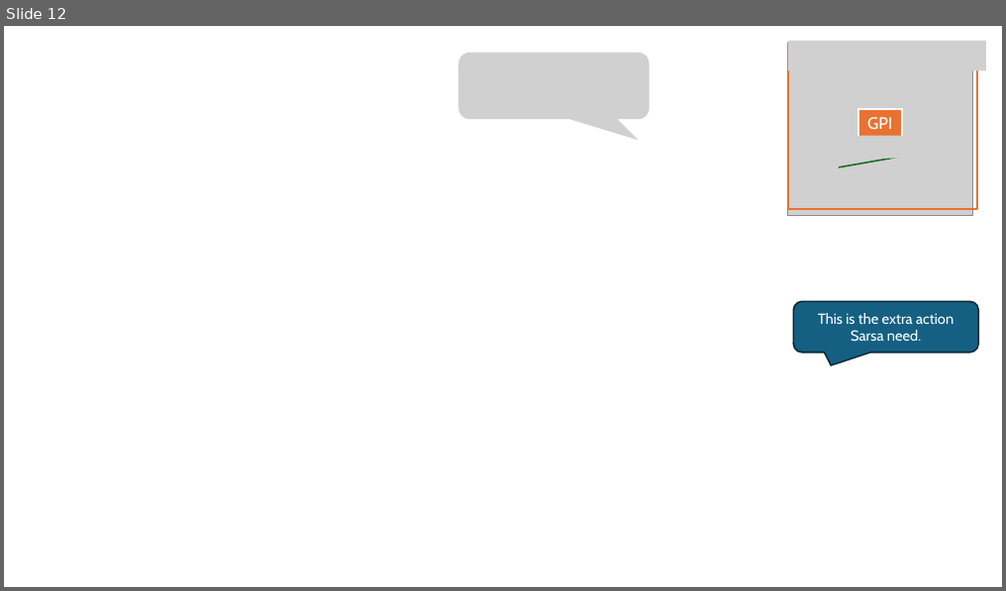
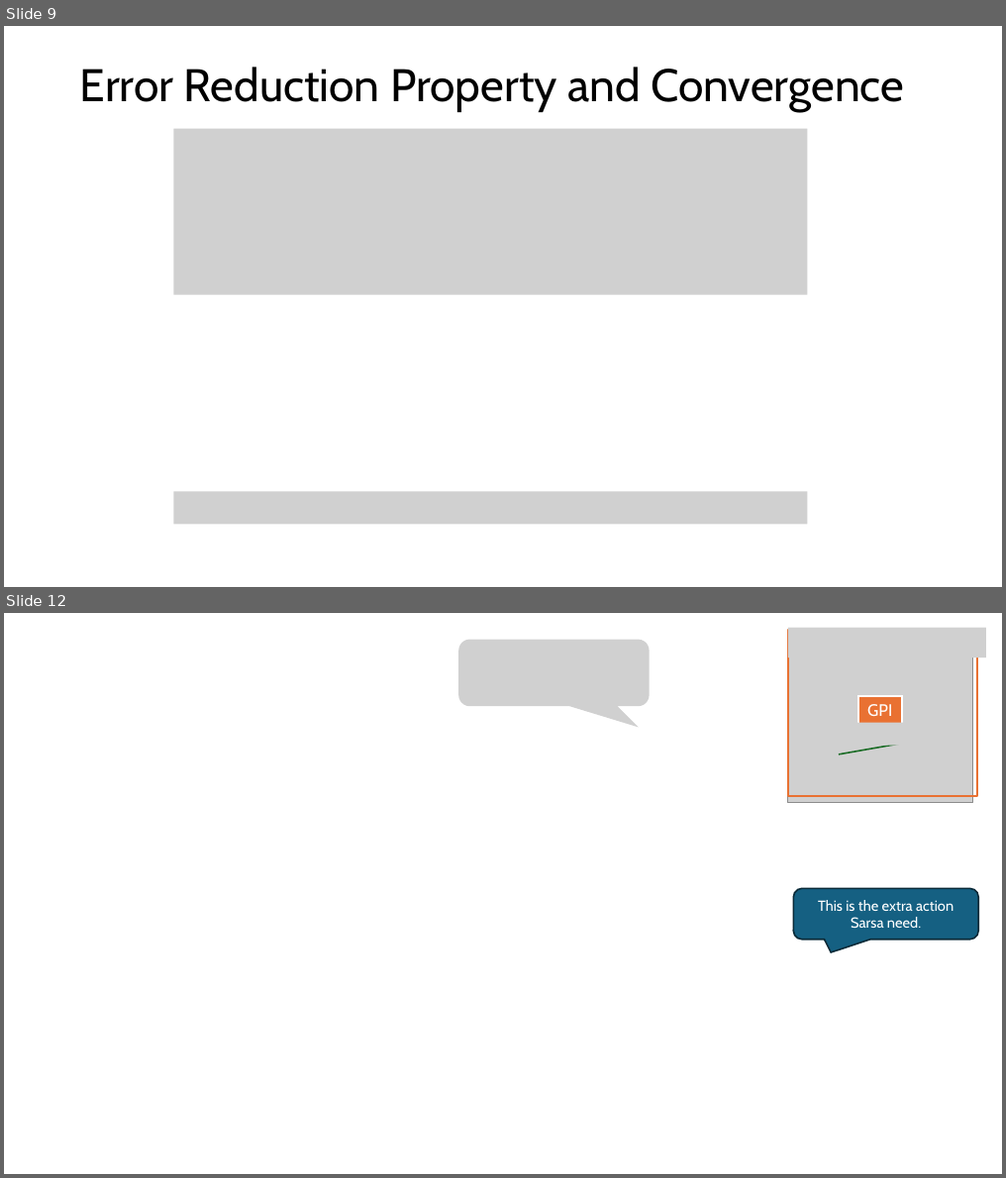
Before and after one commit to mhahsler/Introduction_to_Reinforcement_Learning, a slide deck: slides/Lecture_Chapter07.pptx. Shown one above the other, each under a label of ours: slide 12 before the commit, slides 9 and 12 after it; the slides between them are not shown. The pictures are 1006x591 and 1006x1178 pixels, drawn with LibreOffice and Linux fonts; fonts in the diff are those of the drawing; grey boxes stand for pictures. Boxes give left, top, right and bottom in pixels: in the first picture for what was removed or moved away, otherwise in the second. Text is boxed around its words. In the diff, an @@ line names an element or a change of style, - is before the commit and + after.

Commit message:
fixed error reduction property.

```diff
--- a/slides/Lecture_Chapter07.pptx
+++ b/slides/Lecture_Chapter07.pptx
@@ slide 9 added at box(4, 26, 1002, 587), background #FFFFFF @@
@@ title added at box(80, 67, 904, 112), 44 pt, text #000000 @@
+Error Reduction Property and Convergence
@@ picture added at box(174, 129, 808, 294) @@
@@ picture added at box(174, 491, 808, 525) @@
```
Also in this commit, not shown: 1 slide changed, 1 other slide added, 1 slide removed, 1 other file.
